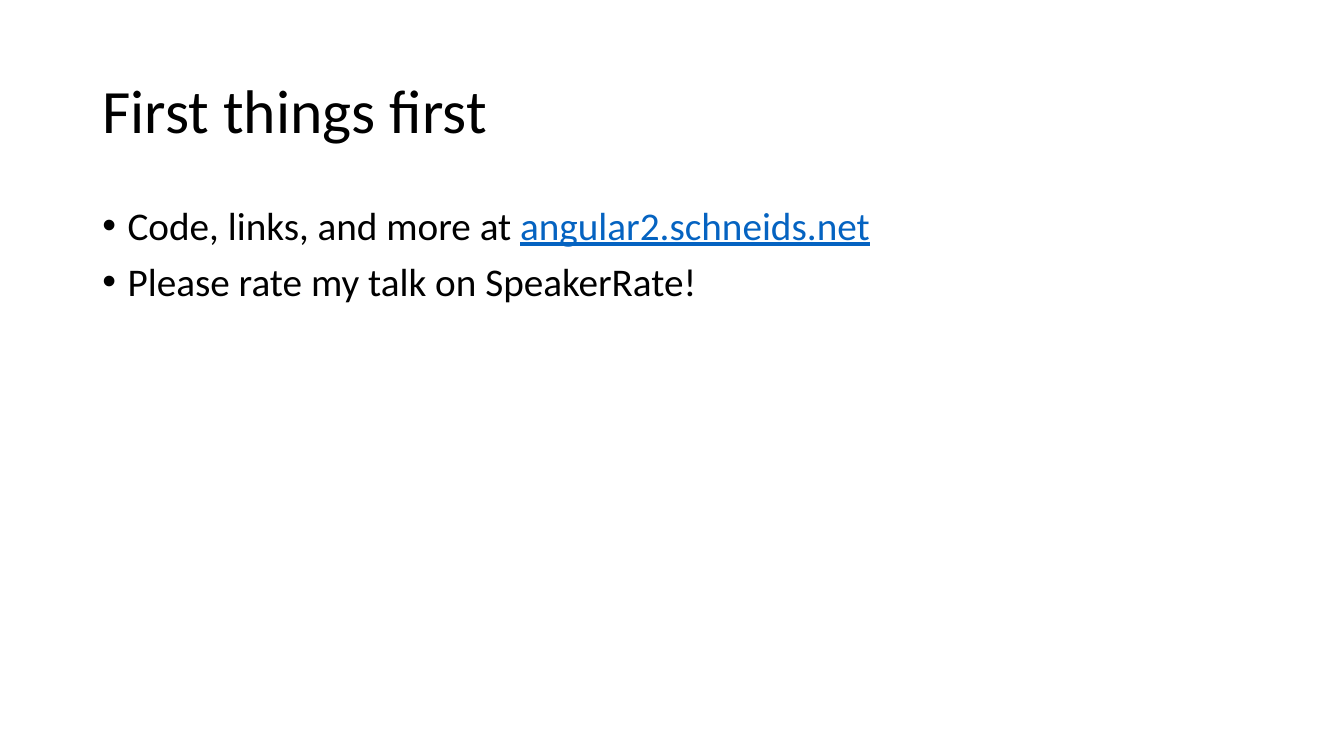
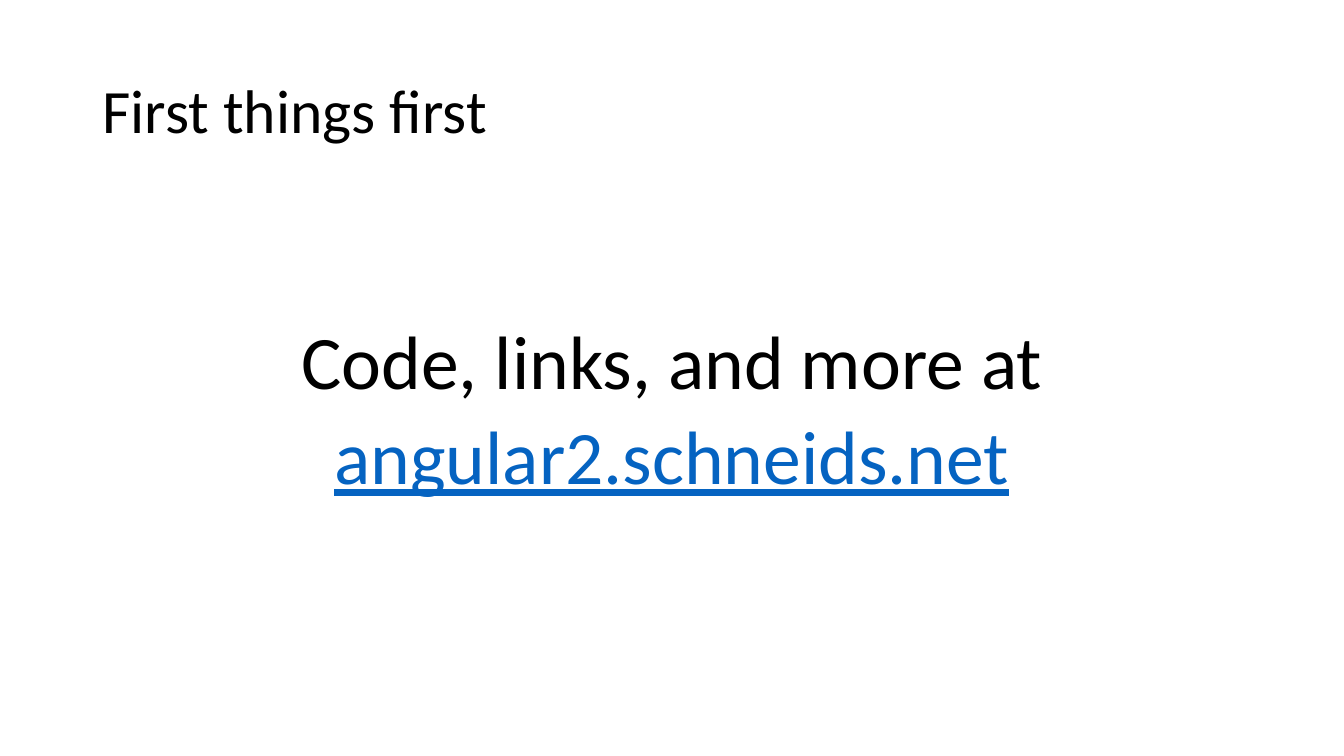
Before and after one commit to schneidenbach/Angular2-AspNetCore-TypeScript-Workshop, a slide deck: slide 2 of slides/0 - Intro.pptx (slide 3 before the commit). Drawn at 1344x756 pixels with LibreOffice and Linux fonts; fonts in the diff are those of the drawing. Boxes give left, top, right and bottom in pixels: in the first picture for what was removed or moved away, otherwise in the second. Text is boxed around its words. In the diff, an @@ line names an element or a change of style, - is before the commit and + after.

```diff
--- a/slides/0 - Intro.pptx
+++ b/slides/0 - Intro.pptx
@@ text at [301, 336, 1042, 497]: text changed; size 28 to 54 pt; text colour #000000 to #0563C1 @@
-• Code, links, and more at angular2.schneids.net
-• Please rate my talk on SpeakerRate!
+Code, links, and more at
+angular2.schneids.net
```
Also in this commit, not shown: 2 other slides changed, 4 slides removed, 26 other files.
